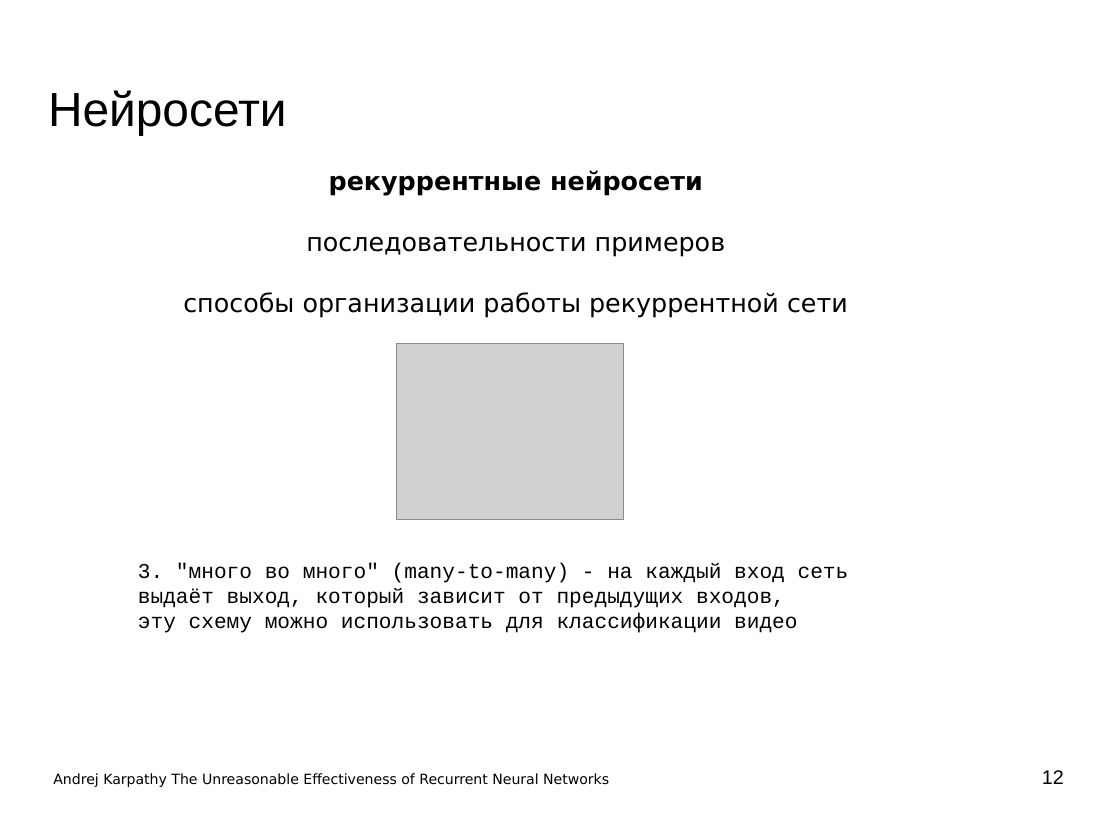
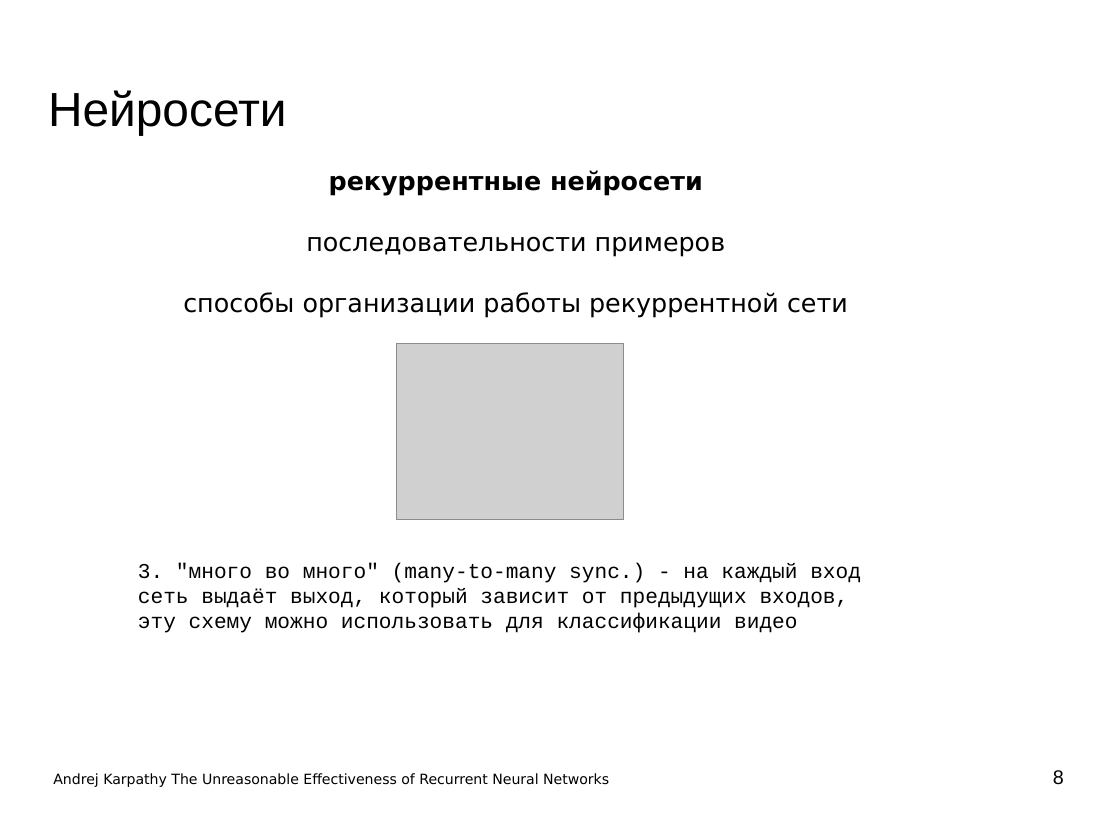
Before and after one commit to mechanoid5/ml_lectorium_legacy, a slide deck: slide 8 of 30-lstm.odp (slide 12 before the commit). Drawn at 1120x840 pixels with LibreOffice and Linux fonts; fonts in the diff are those of the drawing; grey boxes stand for pictures; background and template pictures are left out. Boxes give left, top, right and bottom in pixels: in the first picture for what was removed or moved away, otherwise in the second. Text is boxed around its words. In the diff, an @@ line names an element or a change of style, - is before the commit and + after.

```diff
--- a/30-lstm.odp
+++ b/30-lstm.odp
@@ text at box(138, 563, 861, 608): text changed @@
-3. "много во много" (many-to-many) - на каждый вход сеть выдаёт выход, который зависит от предыдущих входов,
+3. "много во много" (many-to-many sync.) - на каждый вход сеть выдаёт выход, который зависит от предыдущих входов,
@@ page number at box(1053, 770, 1064, 785): text changed @@
-12
+8
```
Also in this commit, not shown: 1 other slide changed, 4 slides removed, 4 other files.
